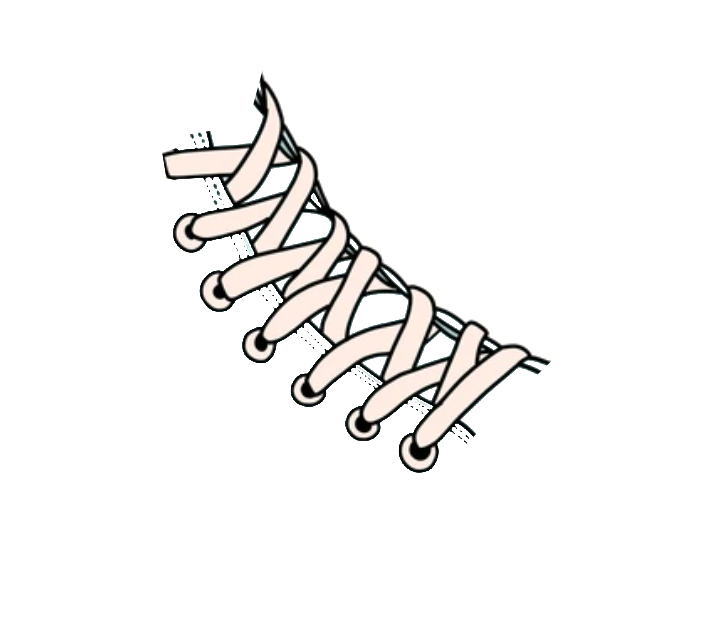
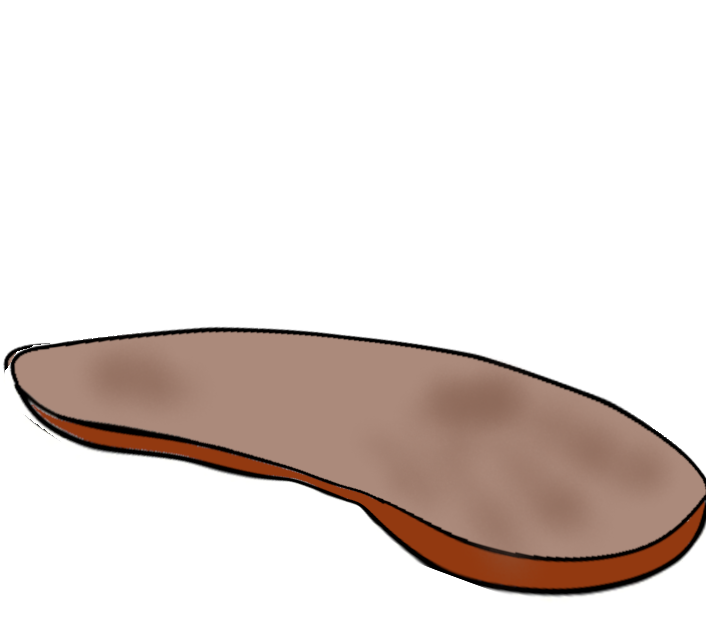
Two versions of the same layered image (706px x 620px). Layer-by-layer changes:
hid "lacet.PNG" over (162, 69, 557, 473)
added layer "sole_t.png" over (2, 326, 706, 602)
